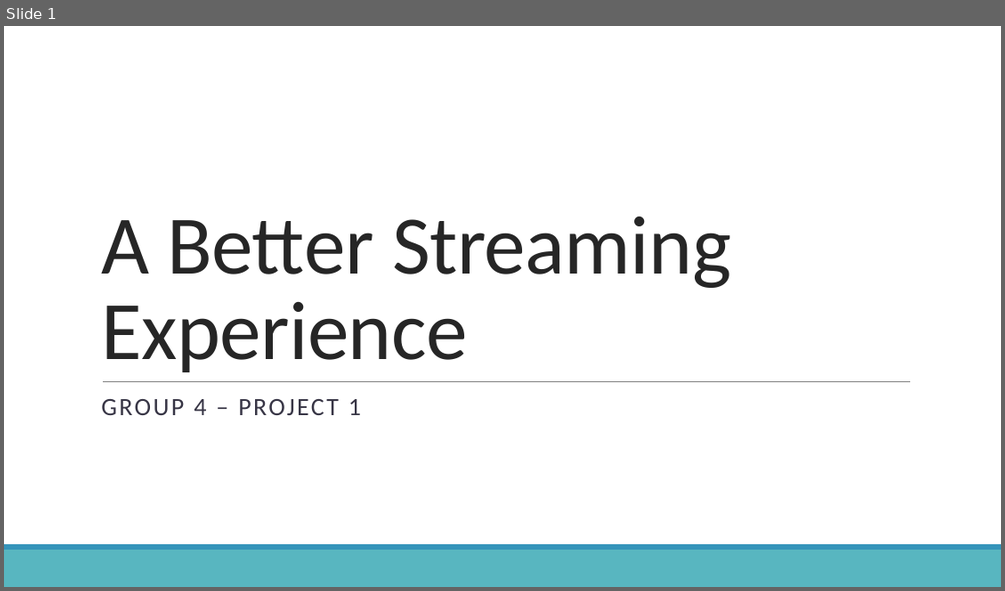
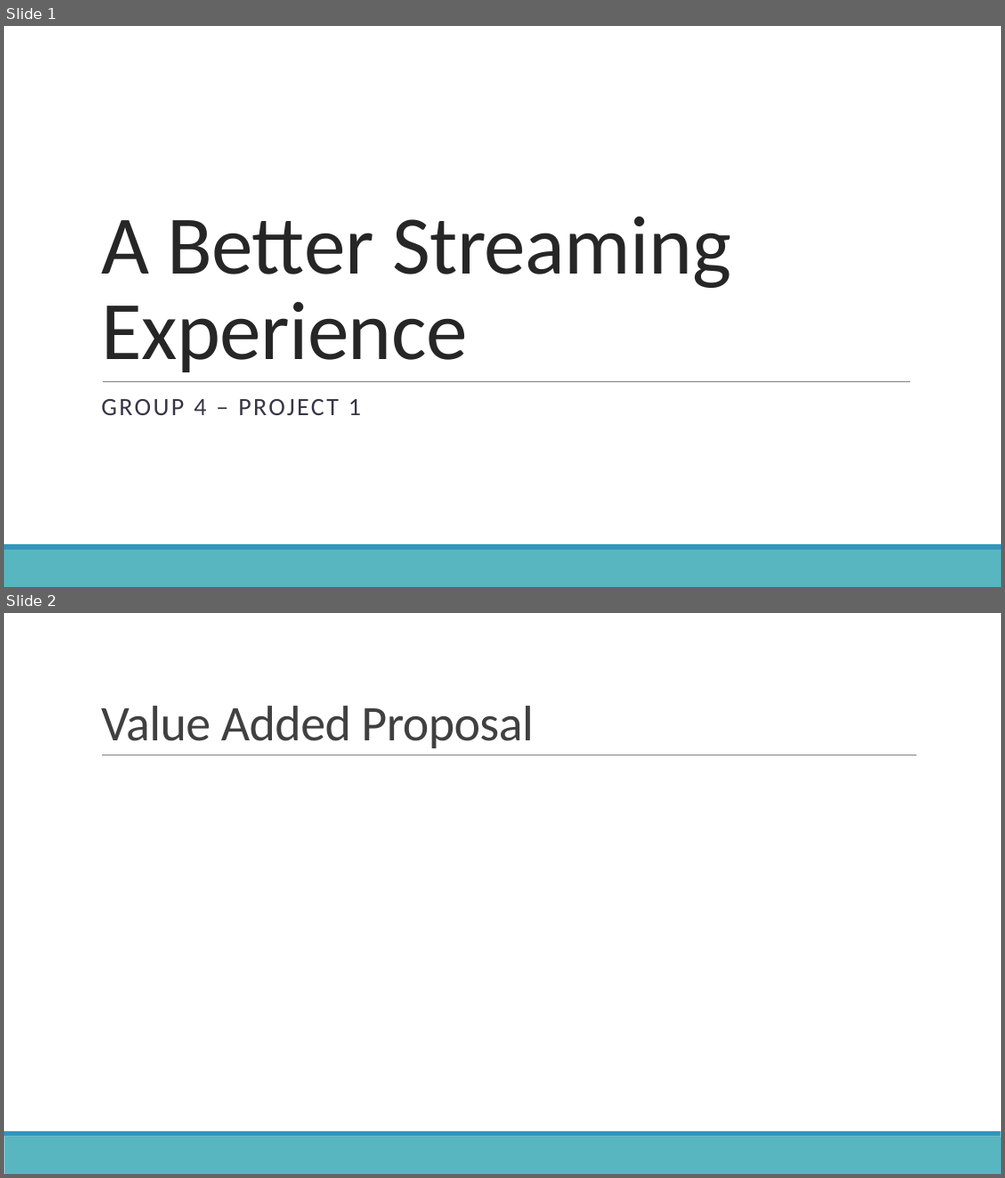
Before and after one commit to Group4Project1/project1, a slide deck: Assets/presentation/Group 4 Project 1 Presentation.pptx. Shown one above the other, each under a label of ours: slide 1 before the commit, slides 1 and 2 after it. The pictures are 1005x591 and 1005x1178 pixels, drawn with LibreOffice and Linux fonts; fonts in the diff are those of the drawing. Boxes give left, top, right and bottom in pixels: in the first picture for what was removed or moved away, otherwise in the second. Text is boxed around its words. In the diff, an @@ line names an element or a change of style, - is before the commit and + after.

```diff
--- a/Assets/presentation/Group 4 Project 1 Presentation.pptx
+++ b/Assets/presentation/Group 4 Project 1 Presentation.pptx
@@ slide 2 added at bbox=[4, 613, 1001, 1174], background #FFFFFF; not listed: 2 template elements that a slide beside it also shows @@
@@ title added at bbox=[101, 706, 533, 748], 48 pt, text #404040 @@
+Value Added Proposal
@@ line added from (102, 755) to (917, 755), #808080 0.5 pt @@
```
Also in this commit, not shown: 3 other slides added, 1 slide removed.
